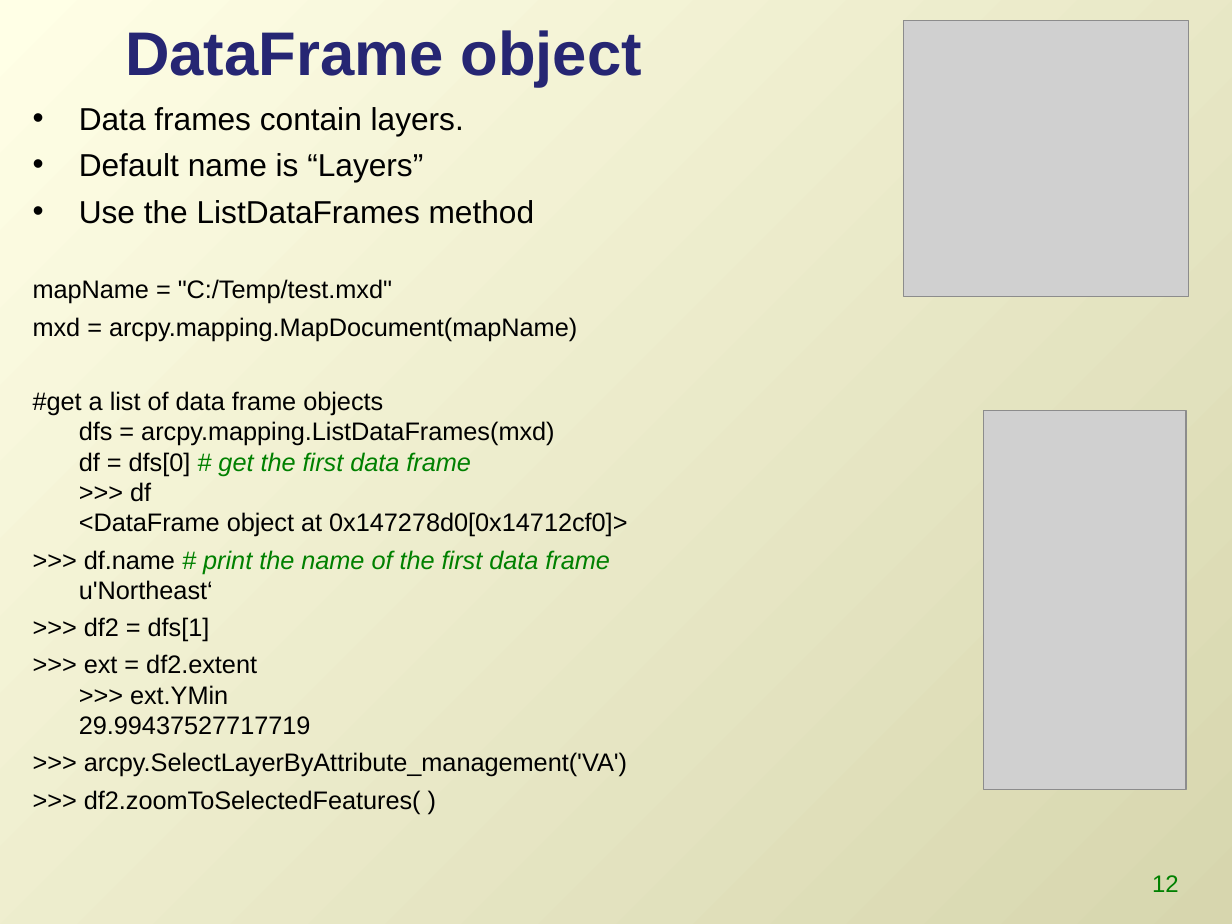
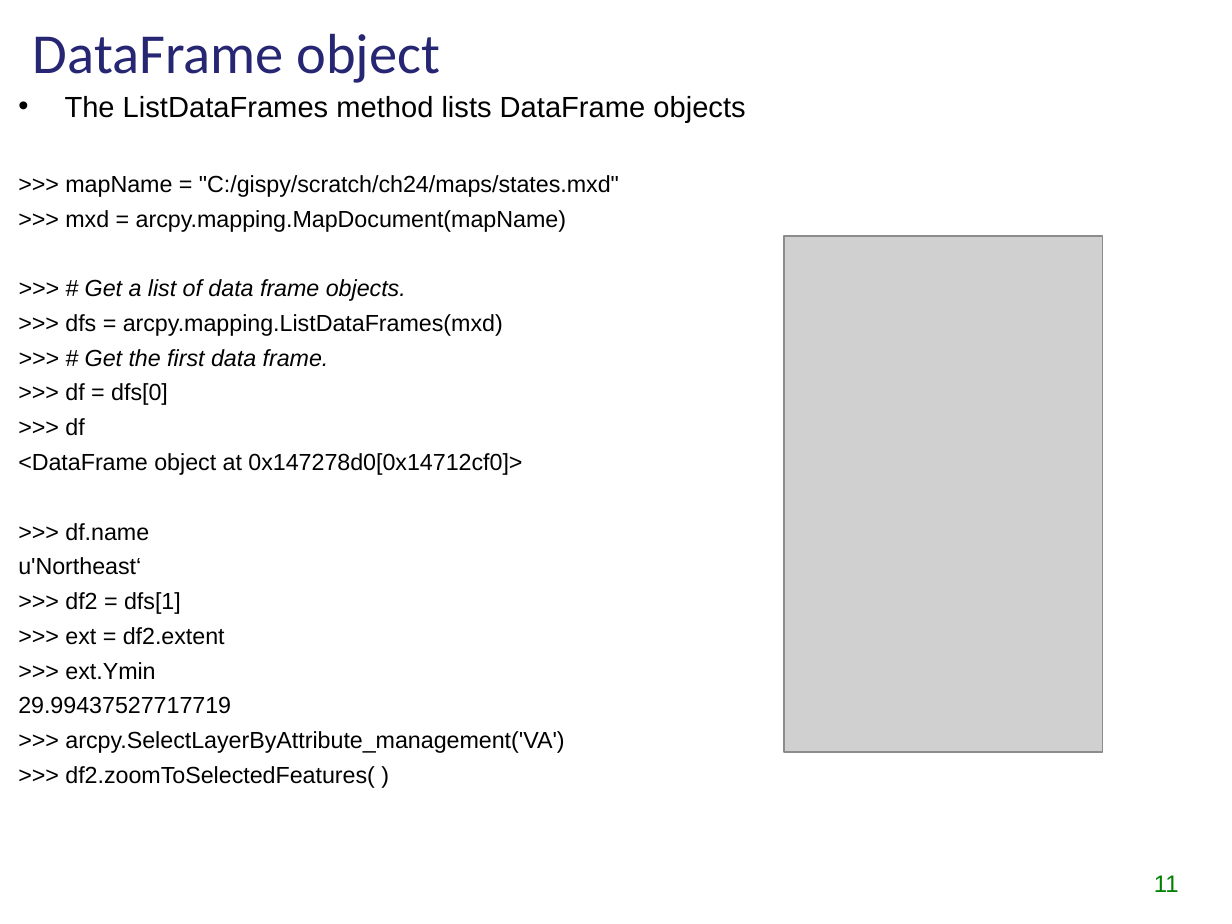
Before and after one commit to lgtateos/gis540, a slide deck: slide 11 of slides/arcpyMapping.ppt (slide 12 before the commit). Drawn at 1232x924 pixels with LibreOffice and Linux fonts; fonts in the diff are those of the drawing; grey boxes stand for pictures. Boxes give left, top, right and bottom in pixels: in the first picture for what was removed or moved away, otherwise in the second. Text is boxed around its words. In the diff, an @@ line names an element or a change of style, - is before the commit and + after.

```diff
--- a/slides/arcpyMapping.ppt
+++ b/slides/arcpyMapping.ppt
@@ background gradient #FFFFE6 to #D7D6AE to #FFFFFF @@
@@ title "DataFrame object" moved from (x1=125, y1=30, x2=642, y2=87) to (x1=33, y1=33, x2=441, y2=83) @@
@@ title "DataFrame object" at (x1=33, y1=33, x2=441, y2=83): size 36 to 33 pt, font Arial to Calibri, bold off @@
@@ picture removed at (x1=903, y1=21, x2=1188, y2=297) @@
@@ text "The ListDataFrames method lists DataFrame ..." moved from (x1=33, y1=107, x2=627, y2=814) to (x1=18, y1=96, x2=745, y2=788) @@
@@ text at (x1=18, y1=96, x2=745, y2=575): text changed; size 14.8 to 13.6 pt @@
-• Data frames contain layers.
-• Default name is “Layers”
-• Use the ListDataFrames method
-mapName = "C:/Temp/test.mxd"
-mxd = arcpy.mapping.MapDocument(mapName)
-#get a list of data frame objects
-dfs = arcpy.mapping.ListDataFrames(mxd)
-df = dfs[0] # get the first data frame
->>> df
-<DataFrame object at 0x147278d0[0x14712cf0]>
->>> df.name # print the name of the first data frame
-u'Northeast‘
+• The ListDataFrames method lists DataFrame objects
+>>> mapName = "C:/gispy/scratch/ch24/maps/states.mxd"
+>>> mxd = arcpy.mapping.MapDocument(mapName)
+>>> # Get a list of data frame objects.
+>>> dfs = arcpy.mapping.ListDataFrames(mxd)
+>>> # Get the first data frame.
+>>> df = dfs[0]
+>>> df
+<DataFrame object at 0x147278d0[0x14712cf0]>
+>>> df.name
+u'Northeast‘
@@ picture resized from (x1=983, y1=410, x2=1186, y2=788) to (x1=784, y1=237, x2=1101, y2=753) @@
@@ text at (x1=65, y1=592, x2=564, y2=788): size 14.8 to 13.6 pt in ">>> df2 = dfs[1]", ">>> arcpy.SelectLayerByAttribute_management('VA')", ">>> df2.zoomToSelectedFeatures( )" @@
@@ text at (x1=18, y1=627, x2=231, y2=714): text changed; size 14.8 to 13.6 pt @@
->>> ext = df2.extent
->>> ext.YMin
-29.99437527717719
+>>> ext = df2.extent
+>>> ext.Ymin
+29.99437527717719
@@ page number at (x1=1154, y1=875, x2=1179, y2=892): text changed @@
-12
+11
```
Also in this commit, not shown: 25 other slides changed, 7 slides added, 3 slides removed.
